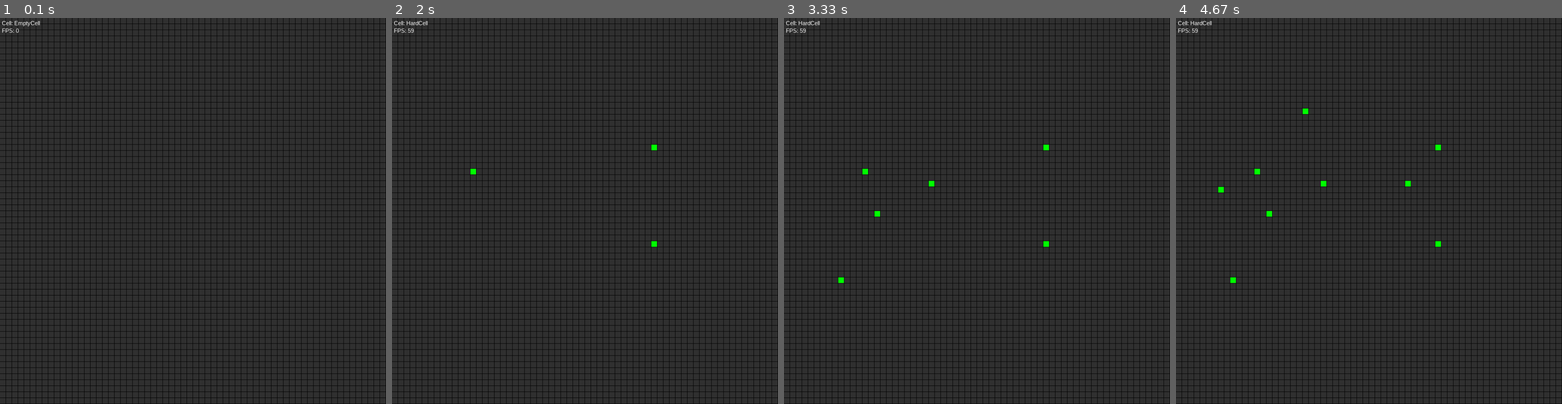
Above: before the commit, frames 1-4 (left to right).
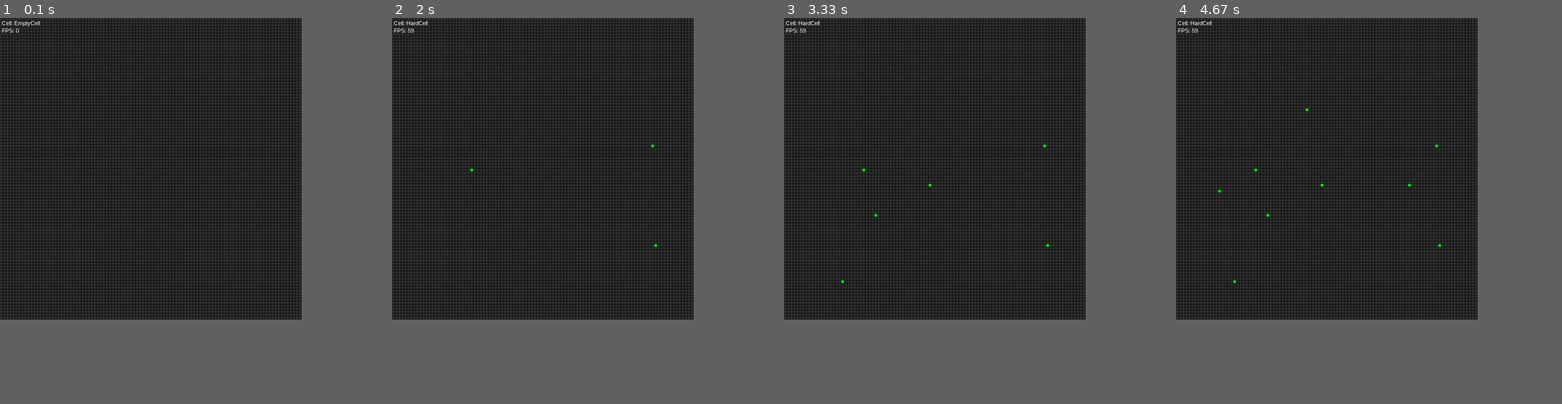
Above: after the commit, the same moments.

Repository: prozacgod/gasblocks
Game: pygame game, started from py_gass.py
Two runs of this game, one before a commit and one after it. Both use one fixed random seed, a clock stepped at 60 frames per second and the inputs below. The source is Python 2; it was converted automatically to run under Python 3.
Inputs (mouse positions are in pixels of both pictures, inside the frame that each line leads up to):
- Up to frame 1 (0.1 s): no input
- Up to frame 2 (2 s): tap Space at 0.83 s; click (654, 245) at 1.22 s; click (654, 145) at 1.55 s; click (469, 168) at 1.92 s
- Up to frame 3 (3.33 s): click (841, 280) at 2.25 s; click (930, 183) at 2.75 s; click (872, 214) at 3.32 s
- Up to frame 4 (4.67 s): click (1307, 110) at 3.65 s; click (1218, 191) at 4.08 s; click (1407, 183) at 4.48 s
In our replay, the window is 900x900 before the commit and 703x703 after it. These sizes can differ from the game's own. Grey fills any space a smaller window leaves; there, only what the larger window draws over its background counts as a difference.

The runs differ from the first frame. In frame 1, 12% of the frame differs, in the area x 0-100%, y 0-100%; in frame 2, 12%; in frame 3, 12%; in frame 4, 12%.

Commit message:
updated resolution and added global cellsize

Diff:
--- a/py_gass.py
+++ b/py_gass.py
@@ -1,10 +1,12 @@
+#!/usr/bin/env python
 import pygame
 from pygame.locals import *
 pygame.init()
 
 Font = pygame.font.SysFont("Arial", 15)
 
-size = (1024, 1024)
+size = (800, 800)
+cellSize = 8
 screen = pygame.display.set_mode(size)
 
 def drawText(pos, text, color=(255,255,255), background=None):
@@ -102,7 +104,7 @@
     for row in self.cells:
       x = 0
       for cell in row:
-        surface.fill(cell.getColor(), (x * 16, y * 16, 15, 15))
+        surface.fill(cell.getColor(), (x * cellSize, y * cellSize, cellSize-1, cellSize-1))
         x = x + 1
       y = y + 1
 
@@ -167,7 +169,7 @@
 
   def renderFoam(self, surface):
     for update in self.updates:
-      pygame.draw.rect(surface, (255,0,0), (update[0] * 16, update[1] * 16, 16, 16), 1)
+      pygame.draw.rect(surface, (255,0,0), (update[0] * cellSize, update[1] * cellSize, cellSize, cellSize), 1)
 
 def processEvent(gg, event):
   global running
@@ -181,8 +183,8 @@
       gg.updateGas();
 
   elif event.type == MOUSEBUTTONDOWN:
-    x = event.pos[0]/16
-    y = event.pos[1]/16
+    x = event.pos[0]/cellSize
+    y = event.pos[1]/cellSize
     cell = gg[x,y]
     if event.button == 1:
       if isinstance(cell, HardCell):
@@ -208,8 +210,8 @@
   global screen
   global clock
   pos = pygame.mouse.get_pos()
-  cellx = pos[0] / 16
-  celly = pos[1] / 16
+  cellx = pos[0] / cellSize
+  celly = pos[1] / cellSize
 
   cell = gg[cellx, celly]
 
@@ -229,10 +231,10 @@
       messages += ["Sources: " + ",".join([str(source) for source in group.sources])]
 
       for dest in group.dests:
-        pygame.draw.rect(screen, (255,255,255), (dest[0] * 16, dest[1] * 16, 16, 16), 1)
+        pygame.draw.rect(screen, (255,255,255), (dest[0] * cellSize, dest[1] * cellSize, cellSize, cellSize), 1)
 
       for source in group.sources:
-        screen.fill((0,0,255), (source[0] * 16, source[1] * 16, 15, 15))
+        screen.fill((0,0,255), (source[0] * cellSize, source[1] * cellSize, cellSize-1, cellSize-1))
 
   y = 5
   for message in messages:
@@ -245,7 +247,7 @@
   global clock
   clock = pygame.time.Clock()
 
-  gg = GameGrid(size[0]/16, size[1]/16)
+  gg = GameGrid(size[0]/cellSize, size[1]/cellSize)
   while running:
     processEvents(gg)
     screen.fill((0,0,0))
